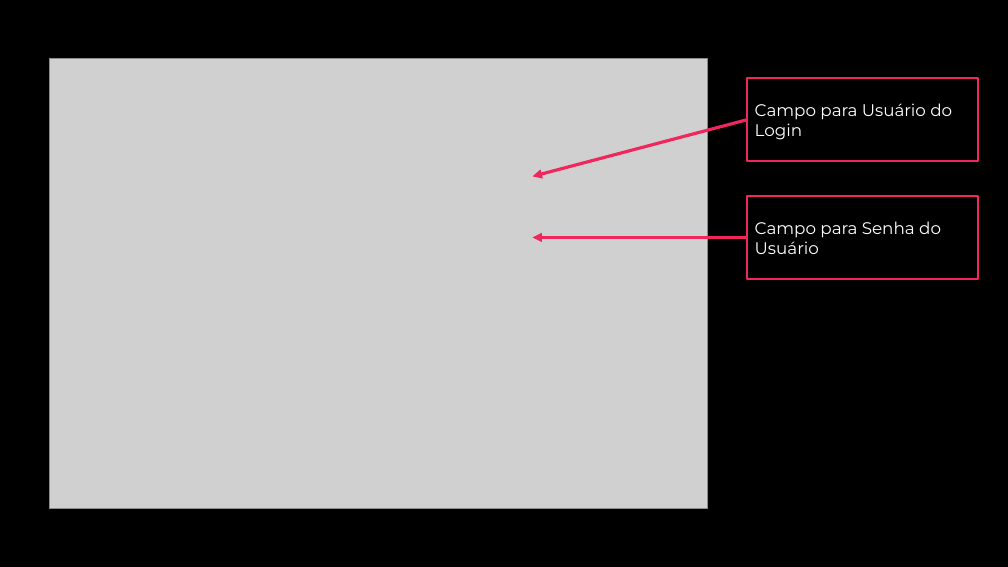
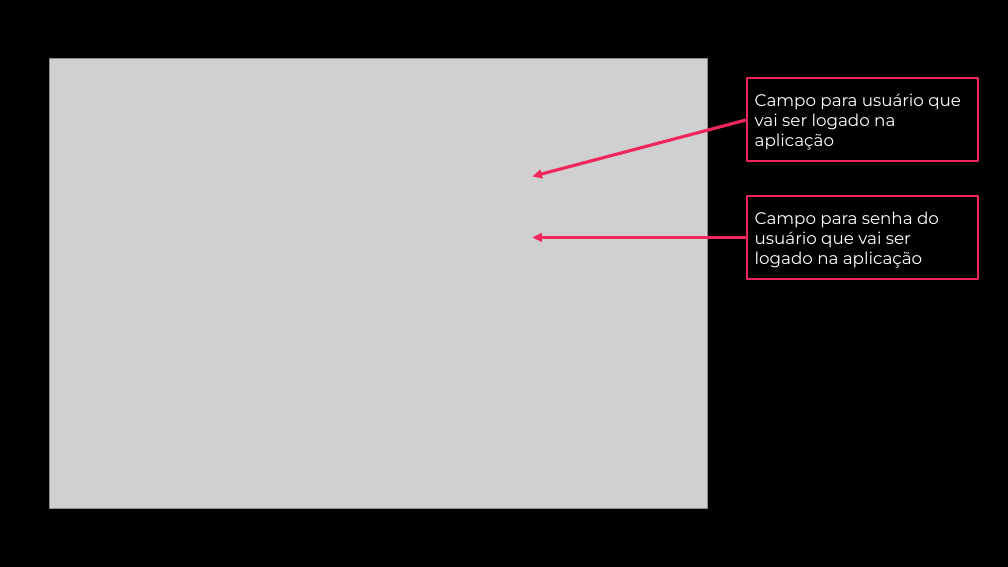
Before and after one commit to ryanbritodev/bats-fiap, a slide deck: slide 19 of ajuda/AutoLab.pptx. Drawn at 1008x567 pixels with LibreOffice and Linux fonts; fonts in the diff are those of the drawing; grey boxes stand for pictures; background and template pictures are left out. Boxes give left, top, right and bottom in pixels: in the first picture for what was removed or moved away, otherwise in the second. Text is boxed around its words. In the diff, an @@ line names an element or a change of style, - is before the commit and + after.

```diff
--- a/ajuda/AutoLab.pptx
+++ b/ajuda/AutoLab.pptx
@@ text in rectangle at box(755, 93, 961, 150): text changed @@
-Campo para Usuário do Login
+Campo para usuário que vai ser logado na aplicação
@@ text in rectangle at box(755, 211, 939, 268): text changed @@
-Campo para Senha do Usuário
+Campo para senha do usuário que vai ser logado na aplicação
```
Also in this commit, not shown: 5 other slides changed.
